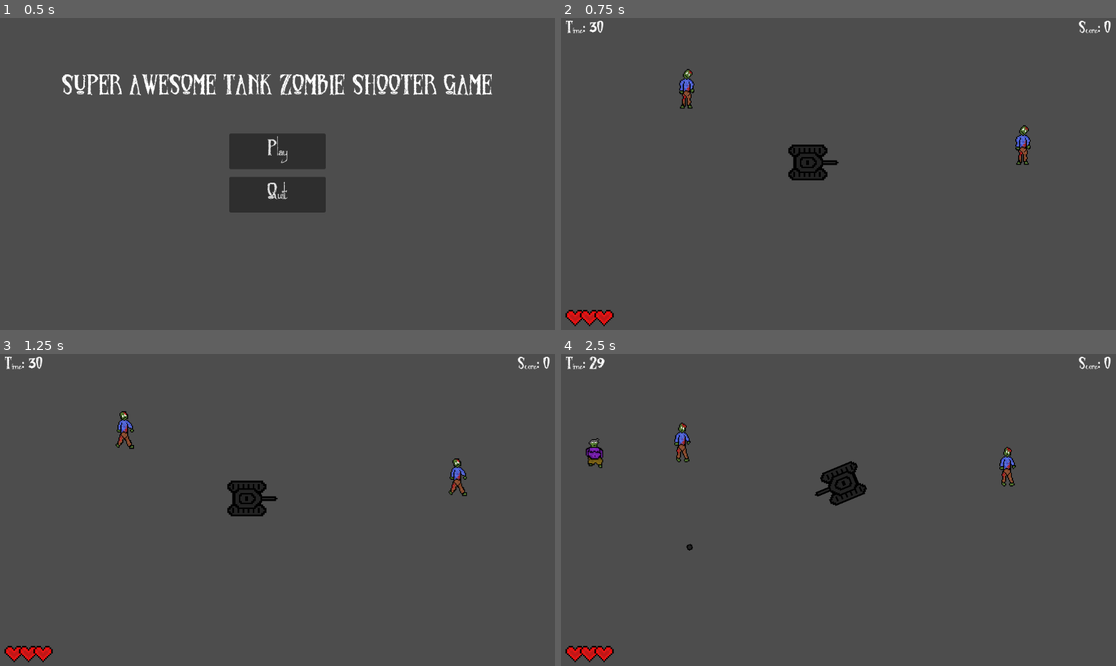
Above: before the commit, frames 1-4 (two rows, left to right).
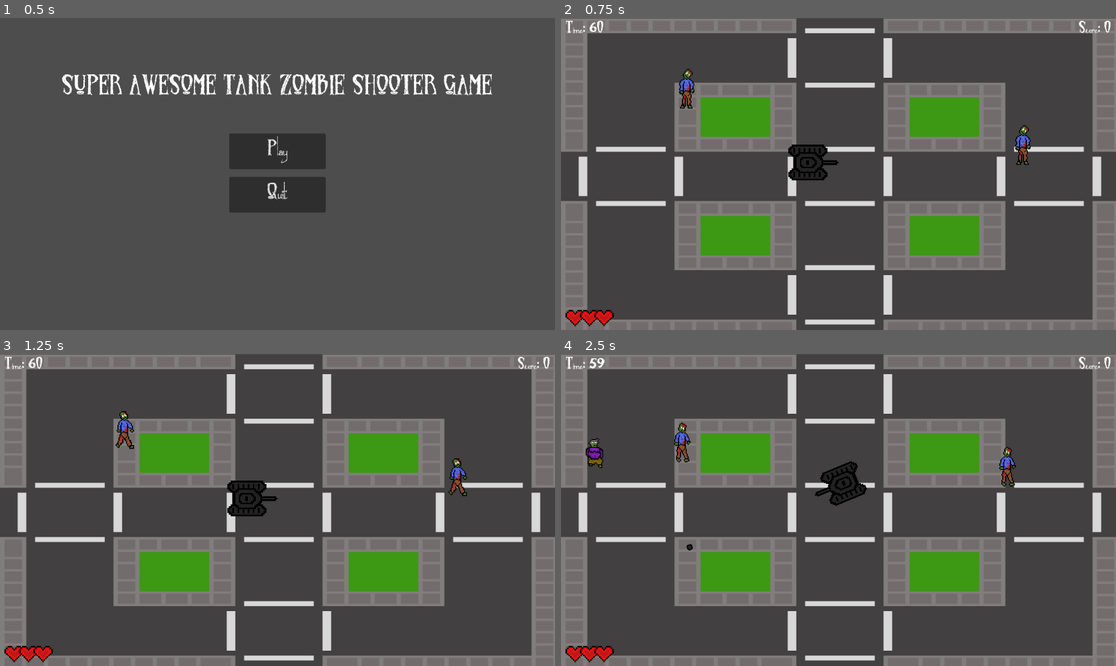
Above: after the commit, the same moments.

Repository: PrestonBrown1/Space-Shooter
Game: Godot game, scene res://UI/main_menu.tscn
Same seed, same stepped clock (60 frames per second), same inputs: the game is played once before the commit and once after it.
Inputs:
- Up to frame 1 (0.5 s): no input
- Up to frame 2 (0.75 s): click "Play" at 0.5 s
- Up to frame 3 (1.25 s): no input
- Up to frame 4 (2.5 s): hold D (Right) 1.28-2.03 s; tap Space (Shoot) at 1.35, 2.1 s; hold S (Back) from 2.03 s (still down)

Frame 1 is identical in both runs. In frame 2, 37% of the frame differs, in the area x 0-100%, y 0-100%; in frame 3, 37%; in frame 4, 37%.

Commit message:
Added Background and music

Diff:
--- a/game.tscn
+++ b/game.tscn
@@ -1,5 +1,6 @@
-[gd_scene load_steps=8 format=3 uid="uid://exrwvyqwudl1"]
+[gd_scene load_steps=10 format=3 uid="uid://exrwvyqwudl1"]
 
+[ext_resource type="Texture2D" uid="uid://mtqc8dvpkpnx" path="res://Assets/Background.png" id="1_c0tu7"]
 [ext_resource type="PackedScene" uid="uid://csxqvjn2hlel1" path="res://player.tscn" id="1_ea8hh"]
 [ext_resource type="PackedScene" uid="uid://ddn6x8eb3s0xv" path="res://zombie.tscn" id="2_4enm8"]
 [ext_resource type="Script" path="res://PlayerContainer.gd" id="2_iob38"]
@@ -7,8 +8,14 @@
 [ext_resource type="FontFile" uid="uid://ccc8ydygb0nv5" path="res://UI/Fonts/Zombified.ttf" id="5_7il56"]
 [ext_resource type="Script" path="res://HUD.gd" id="5_hhkmi"]
 [ext_resource type="Script" path="res://UI/Menu.gd" id="7_td3vq"]
+[ext_resource type="AudioStream" uid="uid://bvp0g8ljrelrq" path="res://Assets/Project1GameSong.wav" id="9_qw5v6"]
 
 [node name="Game" type="Node2D"]
+
+[node name="Background" type="Sprite2D" parent="."]
+position = Vector2(579, 329)
+scale = Vector2(1.80781, 1.025)
+texture = ExtResource("1_c0tu7")
 
 [node name="Effects" type="Node2D" parent="."]
 
@@ -165,6 +172,10 @@
 text = "Quit
 "
 
+[node name="Music" type="AudioStreamPlayer" parent="."]
+stream = ExtResource("9_qw5v6")
+autoplay = true
+
 [connection signal="timeout" from="UI/HUD/Timer" to="UI/HUD" method="_on_timer_timeout"]
 [connection signal="pressed" from="UI/Menu/Restart" to="UI/Menu" method="_on_restart_pressed"]
 [connection signal="pressed" from="UI/Menu/Resume" to="UI/Menu" method="_on_resume_pressed"]
--- a/global.gd
+++ b/global.gd
@@ -35,7 +35,7 @@
 func reset():
 	get_tree().paused = false
 	score = 0
-	time = 30
+	time = 60
 	lives = 3
 
 func updateLives(l):
Binary file added: Assets/Background.png
Not shown, added: Assets/Background.png.import
Not shown, added: Assets/Project1GameSong.wav.import
Not shown, added: Assets/Project1GameSong.wav
